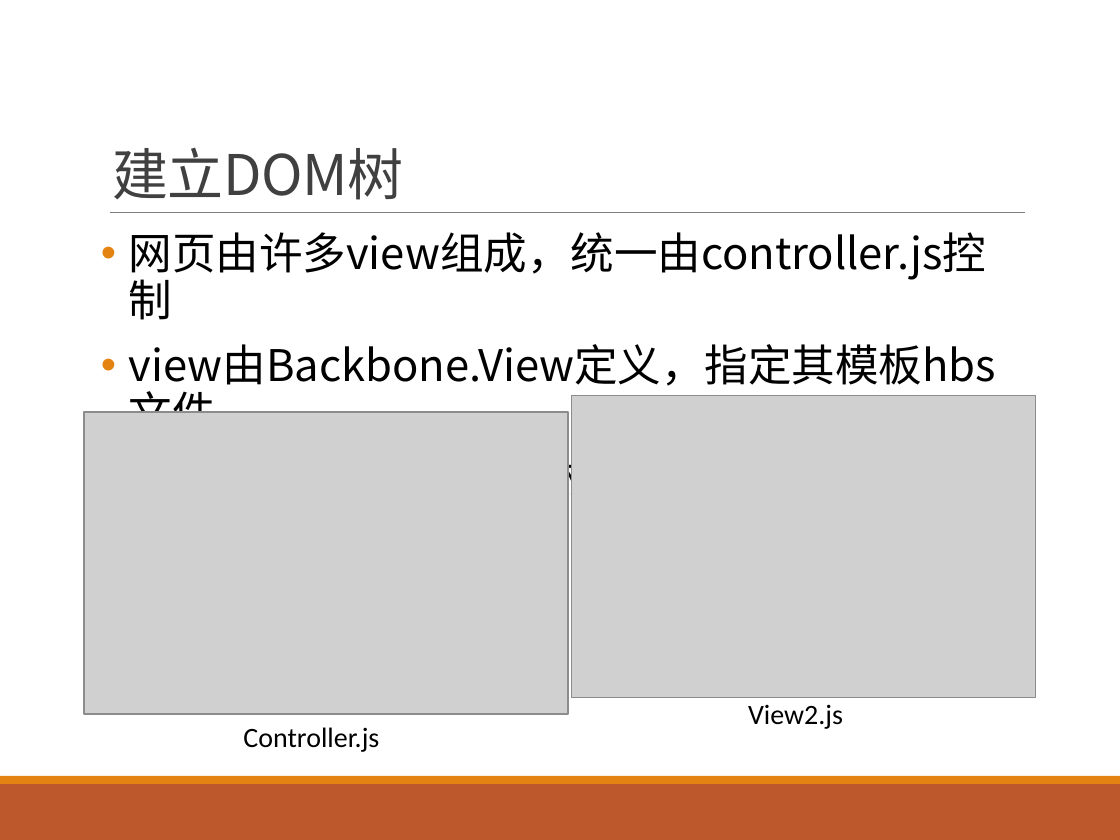
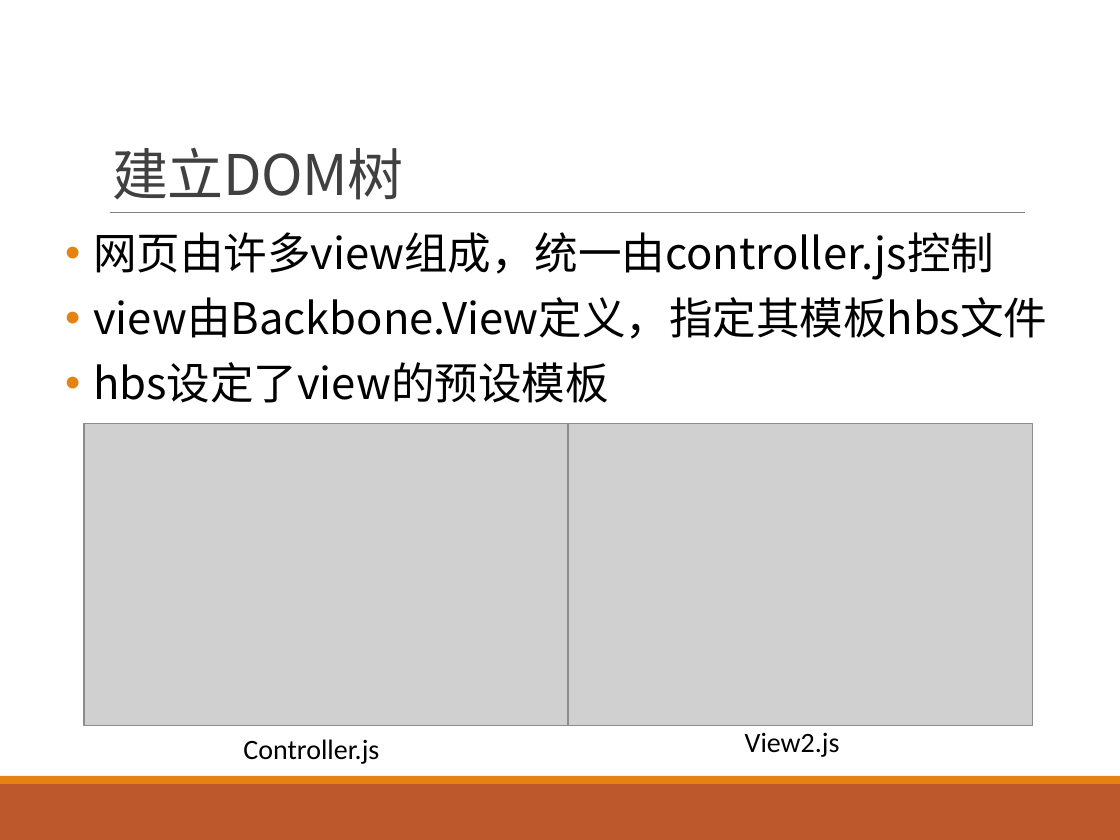
Before and after one commit to swordghost/Css-tracker, a slide deck: slide 9 of 项目报告/项目报告.pptx. Drawn at 1120x840 pixels with LibreOffice and Linux fonts; fonts in the diff are those of the drawing; grey boxes stand for pictures. Boxes give left, top, right and bottom in pixels: in the first picture for what was removed or moved away, otherwise in the second. Text is boxed around its words. In the diff, an @@ line names an element or a change of style, - is before the commit and + after.

```diff
--- a/项目报告/项目报告.pptx
+++ b/项目报告/项目报告.pptx
@@ text "网页由许多view组成，统一由controller.js控制" rewrapped from [129,232,996,504] to [93,232,1047,403] @@
@@ picture: place and size @@
-picture at [84,412,568,715]
+picture at [84,423,568,726]
@@ picture: place and size @@
-picture at [571,395,1036,698]
+picture at [568,423,1033,726]
@@ text "View2.js": place and size @@
-text "View2.js" at [748,704,843,729]
+text "View2.js" at [745,732,840,757]
@@ text "Controller.js": place and size @@
-text "Controller.js" at [243,727,379,752]
+text "Controller.js" at [243,739,379,764]
```
Also in this commit, not shown: 1 other slide changed.
